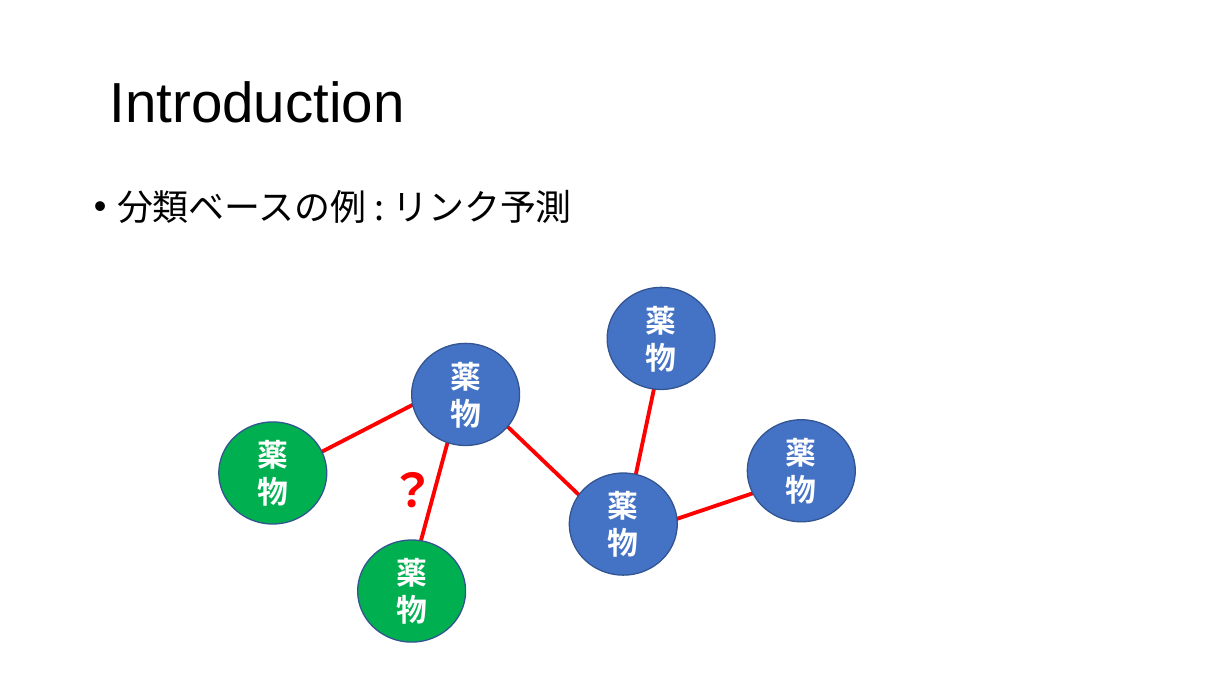
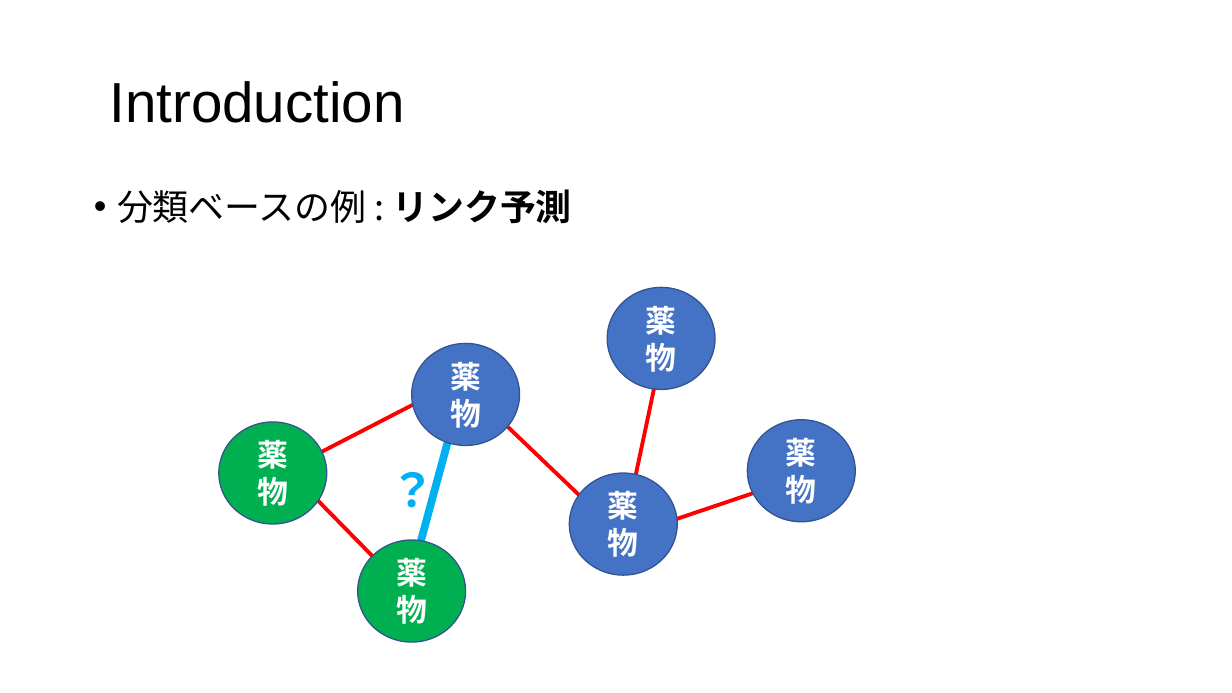
Before and after one commit to tsutarou10/variousFile, a slide deck: slide 12 of Predicting potential drug-drug interactions on topological and semantic similarity features using statistical learning.pptx. Drawn at 1232x693 pixels with LibreOffice and Linux fonts; fonts in the diff are those of the drawing. Boxes give left, top, right and bottom in pixels: in the first picture for what was removed or moved away, otherwise in the second. Text is boxed around its words. In the diff, an @@ line names an element or a change of style, - is before the commit and + after.

```diff
--- a/Predicting potential drug-drug interactions on topological and semantic similarity features using statistical learning.pptx
+++ b/Predicting potential drug-drug interactions on topological and semantic similarity features using statistical learning.pptx
@@ text "分類ベースの例 : リンク予測" at <box>117,189,571,224</box>: bold on in "リンク予測" @@
@@ line (411, 575) - (457, 405): stroke #FF0000 3 pt to #00B0F0 6 pt @@
@@ line added from (269, 451) to (428, 613), #FF0000 3 pt @@
@@ text "？" at <box>381,457,446,522</box>: text colour #FF0000 to #00B0F0 @@
```
Also in this commit, not shown: 18 other slides changed, 2 slides added.
